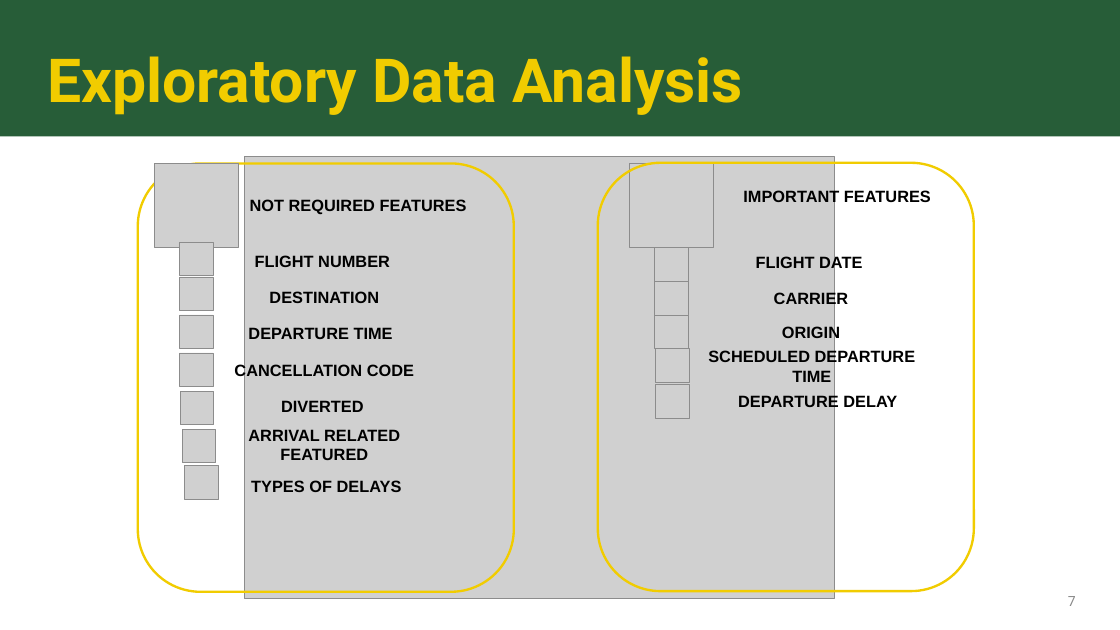
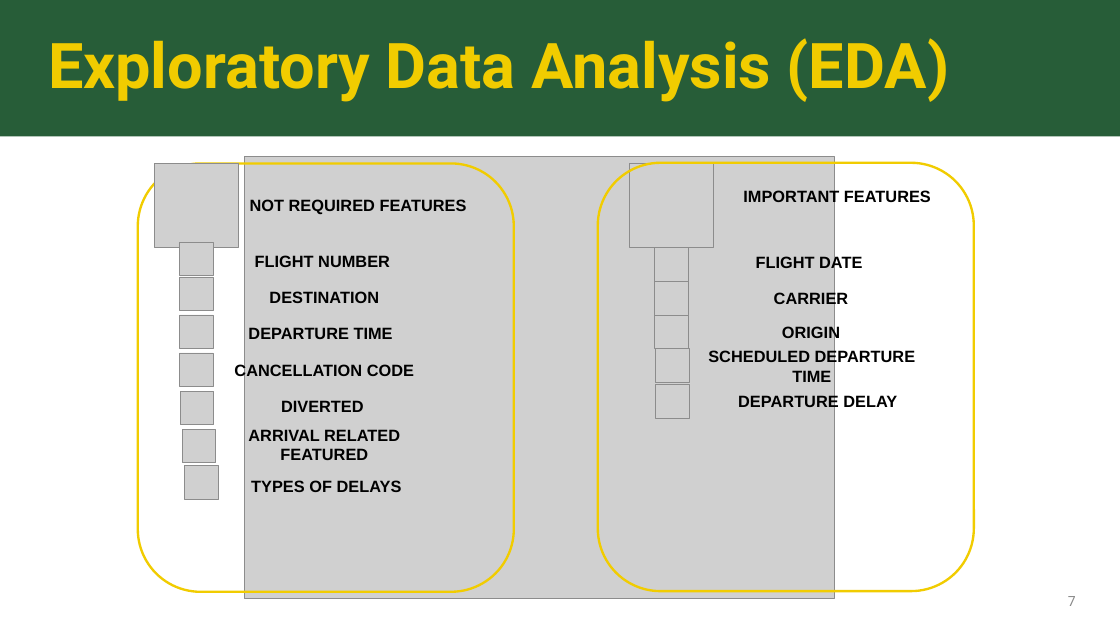
Before and after one commit to sk2003hw/Airline_Delay_and_Cancellation_Analysis, a slide deck: slide 7 of MATH 509_Project Presentation_Draft.pptx. Drawn at 1120x630 pixels with LibreOffice and Linux fonts; fonts in the diff are those of the drawing; grey boxes stand for pictures. Boxes give left, top, right and bottom in pixels: in the first picture for what was removed or moved away, otherwise in the second. Text is boxed around its words. In the diff, an @@ line names an element or a change of style, - is before the commit and + after.

```diff
--- a/MATH 509_Project Presentation_Draft.pptx
+++ b/MATH 509_Project Presentation_Draft.pptx
@@ title at (48, 38, 949, 102): text changed; size 52 to 54 pt @@
-Exploratory Data Analysis
+Exploratory Data Analysis (EDA)
```
Also in this commit, not shown: 6 other slides changed.
